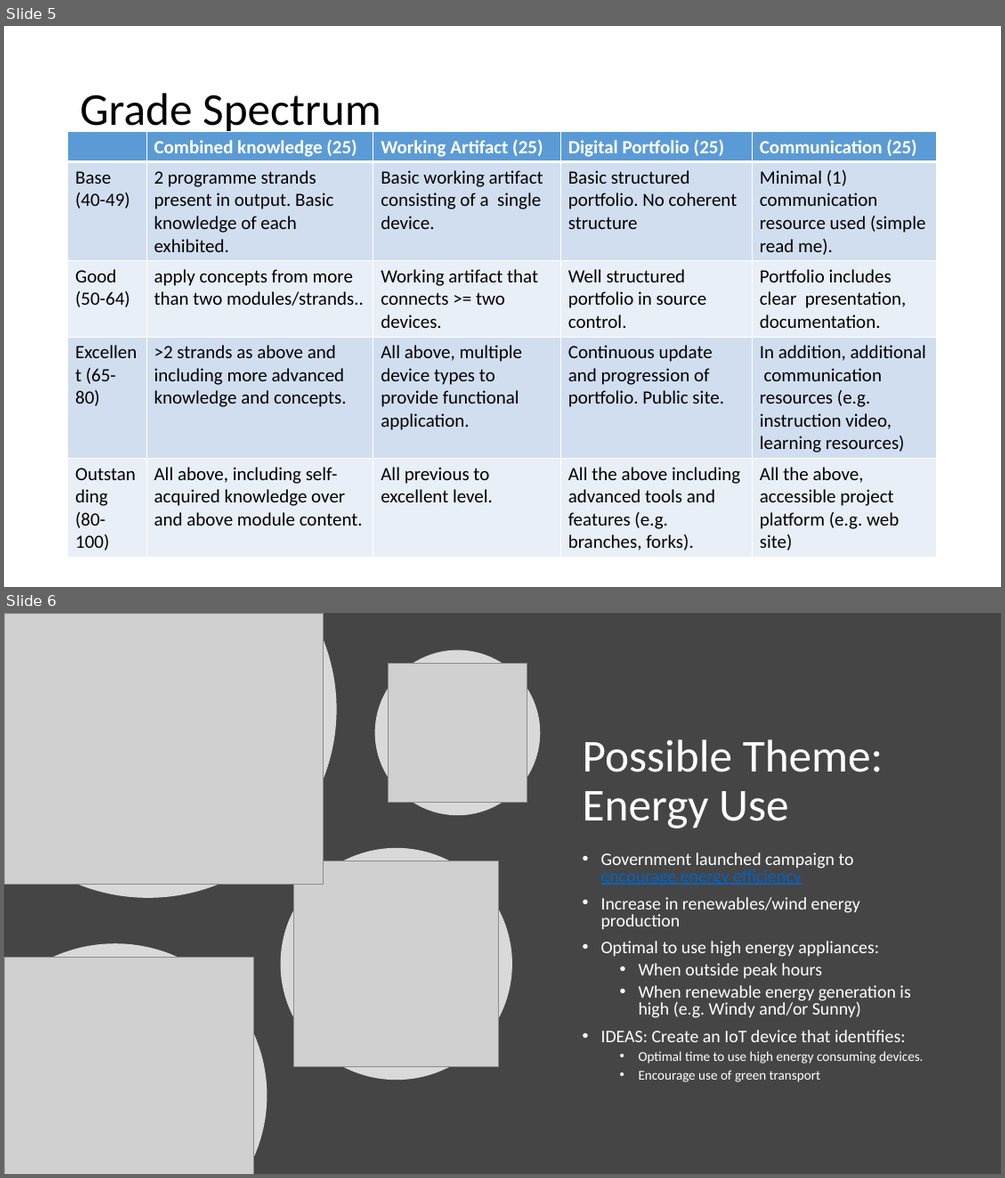
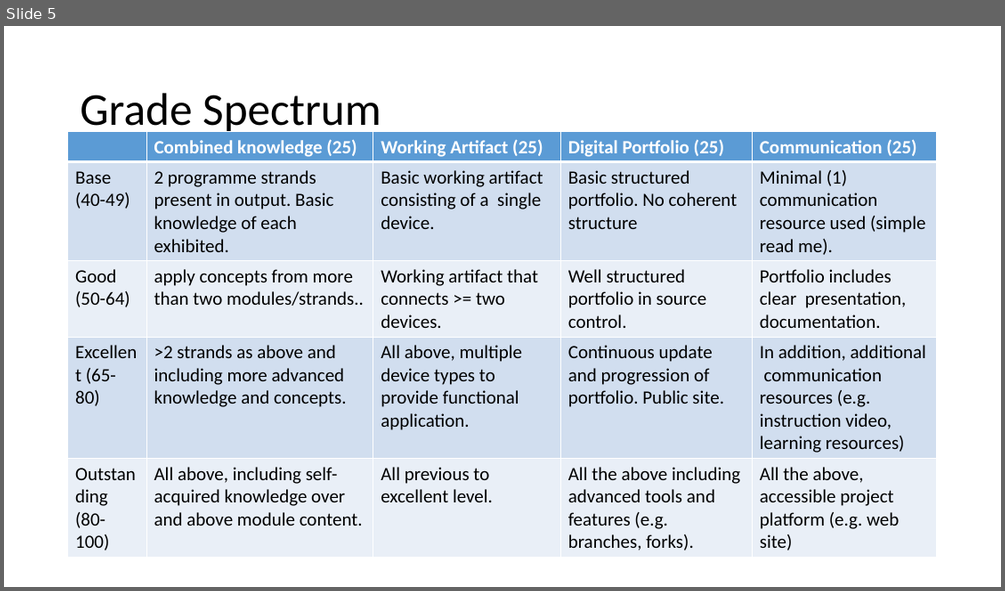
Before and after one commit to fxwalsh/project-2-2023, a slide deck: topic-000-assignment/talk-1-assignment-lab/spec_1.pptx. Shown one above the other, each under a label of ours: slides 5 and 6 before the commit, slide 5 after it. The pictures are 1005x1178 and 1005x591 pixels, drawn with LibreOffice and Linux fonts; fonts in the diff are those of the drawing; grey boxes stand for pictures. Boxes give left, top, right and bottom in pixels: in the first picture for what was removed or moved away, otherwise in the second. Text is boxed around its words. In the diff, an @@ line names an element or a change of style, - is before the commit and + after.

```diff
--- a/topic-000-assignment/talk-1-assignment-lab/spec_1.pptx
+++ b/topic-000-assignment/talk-1-assignment-lab/spec_1.pptx
@@ slide 6 removed at <box>4,613,1001,1174</box>, background #454545 @@
@@ freeform shape removed at <box>4,613,337,898</box> @@
@@ picture removed at <box>4,613,324,884</box> @@
@@ ellipse removed at <box>375,650,540,816</box> @@
@@ picture removed at <box>388,664,526,803</box> @@
@@ title removed at <box>582,739,883,828</box> @@
-Possible Theme: Energy Use
@@ ellipse removed at <box>281,848,512,1079</box> @@
@@ text removed at <box>601,852,922,1082</box> @@
-• Government launched campaign to encourage energy efficiency
-• Increase in renewables/wind energy production
-• Optimal to use high energy appliances:
-  • When outside peak hours
-  • When renewable energy generation is high (e.g. Windy and/or Sunny)
-• IDEAS: Create an IoT device that identifies:
-  • Optimal time to use high energy consuming devices.
-  • Encourage use of green transport
@@ picture removed at <box>294,861,499,1066</box> @@
@@ freeform shape removed at <box>4,943,267,1174</box> @@
@@ picture removed at <box>4,957,254,1174</box> @@
```
Also in this commit, not shown: 1 slide changed, 3 slides added, 3 other files.
